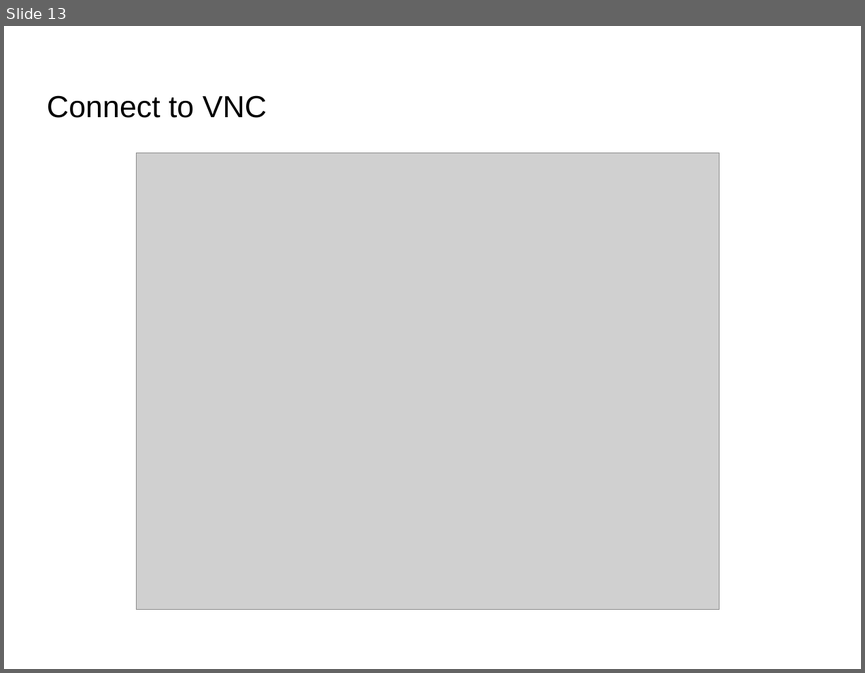
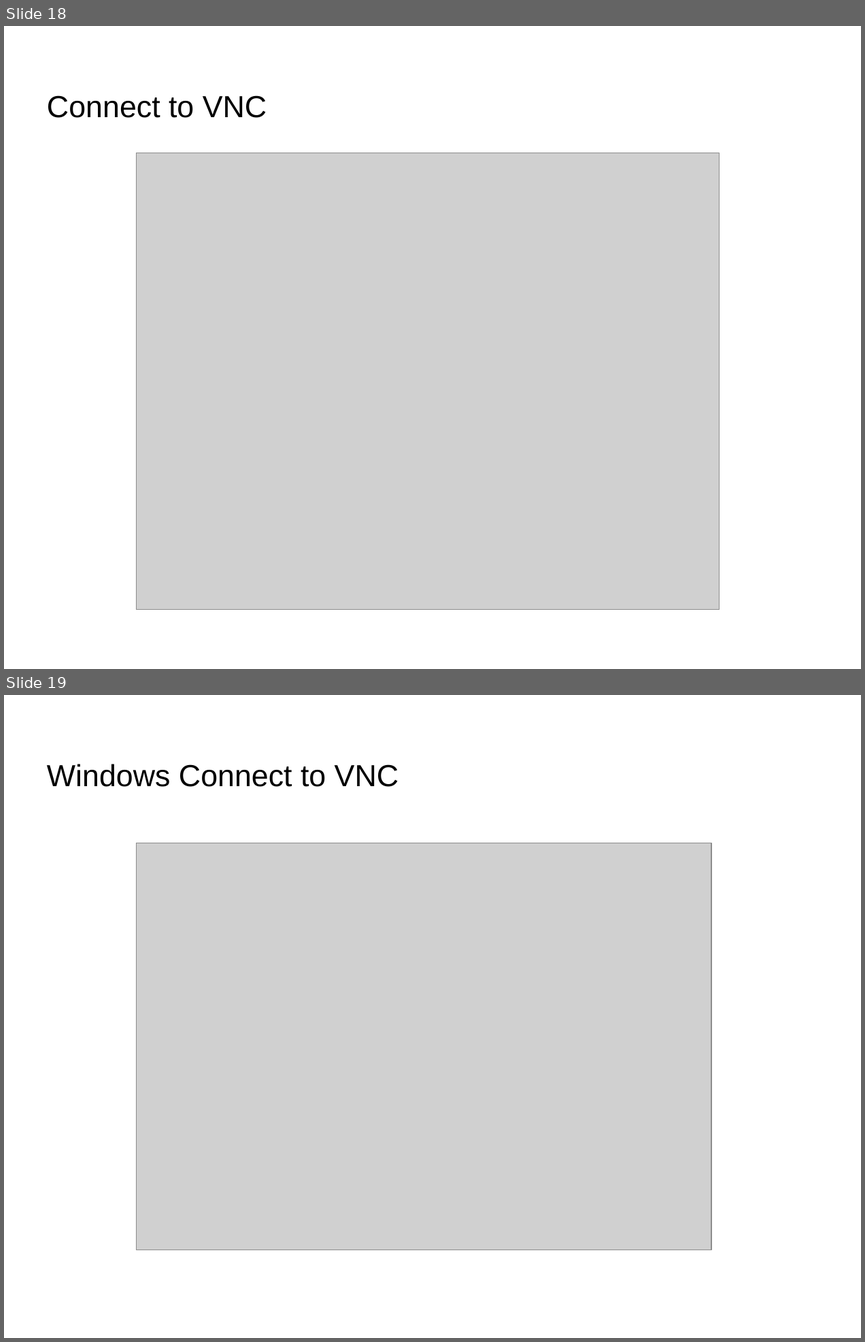
Before and after one commit to Oflameo/sshvnc_ws, a slide deck: doc/sshvnc.odp. Shown one above the other, each under a label of ours: slide 13 before the commit, slides 18 and 19 after it. The pictures are 865x673 and 865x1342 pixels, drawn with LibreOffice and Linux fonts; fonts in the diff are those of the drawing; grey boxes stand for pictures; background and template pictures are left out. Boxes give left, top, right and bottom in pixels: in the first picture for what was removed or moved away, otherwise in the second. Text is boxed around its words. In the diff, an @@ line names an element or a change of style, - is before the commit and + after.

```diff
--- a/doc/sshvnc.odp
+++ b/doc/sshvnc.odp
@@ slide 19 added at [4,695,861,1338], background picture (left out) @@
@@ title added at [47,764,398,787], 28.2 pt, text #000000 @@
+Windows Connect to VNC
@@ picture added at [136,843,711,1249] @@
@@ what was slide 13 is now slide 18 @@
```
Also in this commit, not shown: 4 slides changed, 6 other slides added, 5 other files.
